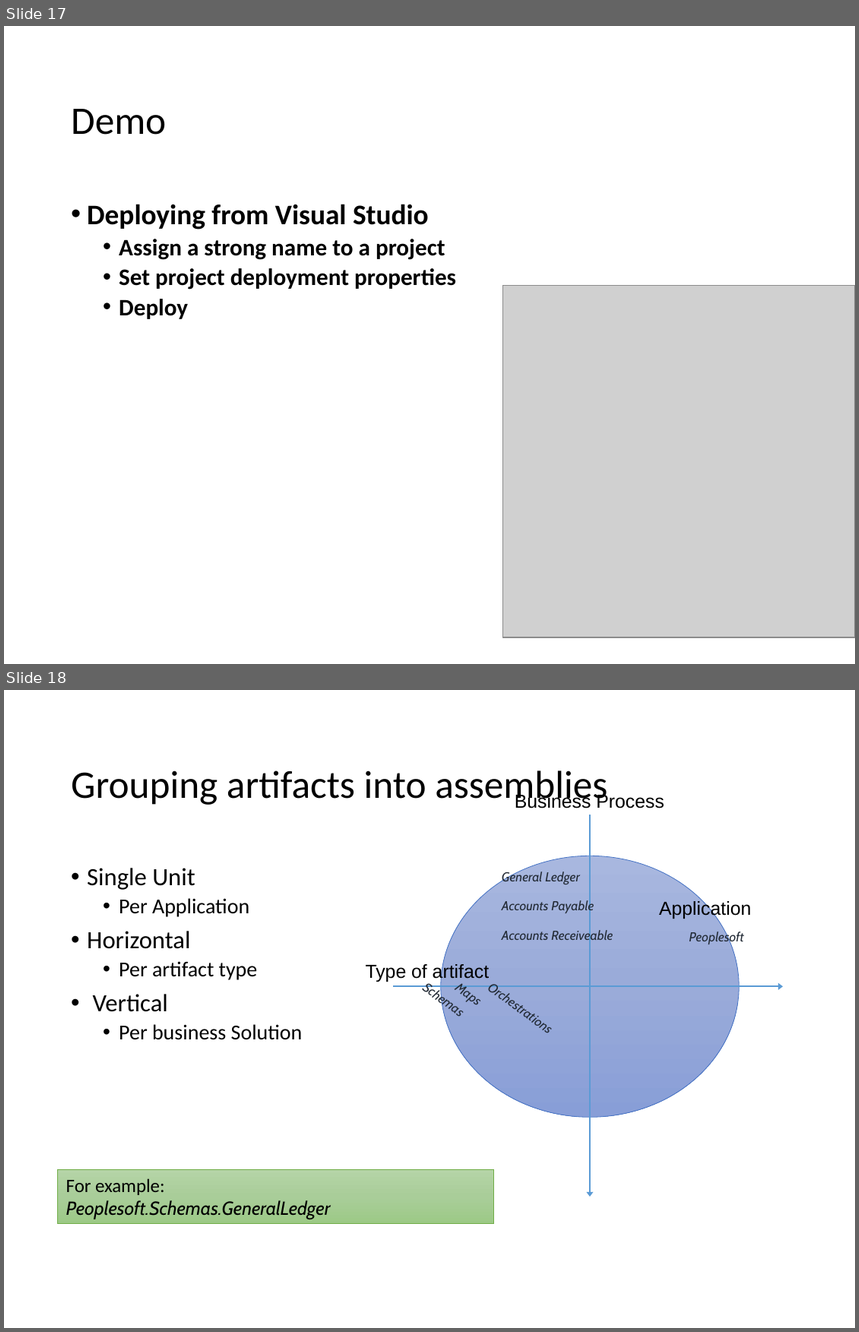
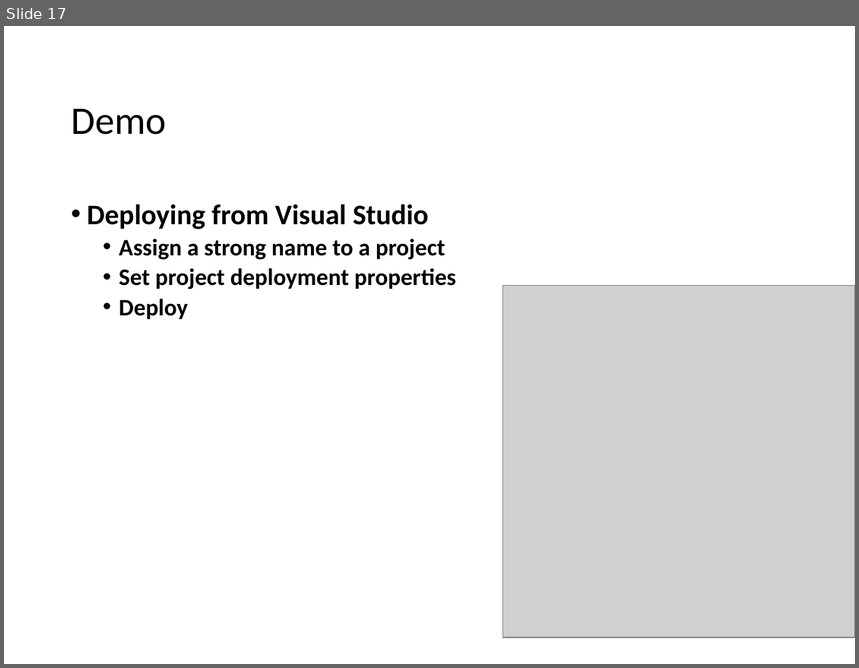
Before and after one commit to wmmihaa/BizTalk-Server---Developing-Integration-Solutions, a slide deck: Slides/Module 4 - Testing and Deploying Projects.pptx. Shown one above the other, each under a label of ours: slides 17 and 18 before the commit, slide 17 after it. The pictures are 859x1332 and 859x668 pixels, drawn with LibreOffice and Linux fonts; fonts in the diff are those of the drawing; grey boxes stand for pictures. Boxes give left, top, right and bottom in pixels: in the first picture for what was removed or moved away, otherwise in the second. Text is boxed around its words. In the diff, an @@ line names an element or a change of style, - is before the commit and + after.

```diff
--- a/Slides/Module 4 - Testing and Deploying Projects.pptx
+++ b/Slides/Module 4 - Testing and Deploying Projects.pptx
@@ slide 18 removed at <box>4,690,855,1328</box>, background #FFFFFF @@
@@ title removed at <box>71,771,607,808</box> @@
-Grouping artifacts into assemblies
@@ text removed at <box>515,793,664,809</box> @@
-Business Process
@@ arrow removed from (590, 815) to (590, 1196) @@
@@ text removed at <box>87,868,303,1040</box> @@
-• Single Unit
-  • Per Application
-• Horizontal
-  • Per artifact type
-• Vertical
-  • Per business Solution
@@ ellipse removed at <box>441,856,739,1117</box> @@
@@ text removed at <box>502,870,580,885</box> @@
-General Ledger
@@ text removed at <box>502,900,594,914</box> @@
-Accounts Payable
@@ text removed at <box>659,900,751,920</box> @@
-Application
@@ text removed at <box>502,929,613,944</box> @@
-Accounts Receiveable
@@ text removed at <box>690,931,744,945</box> @@
-Peoplesoft
@@ text removed at <box>366,963,489,983</box> @@
-Type of artifact
@@ text removed at <box>443,971,585,1084</box> @@
-Maps
@@ text removed at <box>476,971,617,1084</box> @@
-Orchestrations
@@ arrow removed from (393, 987) to (783, 987) @@
@@ rectangle removed at <box>58,1170,493,1224</box> @@
-For example:
-Peoplesoft.Schemas.GeneralLedger
@@ text removed at <box>66,1201,331,1219</box> @@
-Schemas
```
Also in this commit, not shown: 2 slides changed, 7 slides added, 2 other slides removed.
